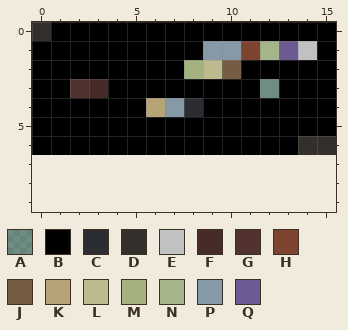
Two versions of one pixel-art file, Assets/Sprites/pallet.aseprite. This is how it looked before the edit.
16x7 pixels, 1 frame. Colours within 5 levels of each other are drawn and written as one. The old version is drawn lined up with the new one, on the new canvas.
Palette (. is transparent): A #00000043  B #000000  C #2c2d33  D #33302c  E #c0c1c3  F #472b29  G #52322f  H #7f442f  J #765c42  K #b6a376  L #beba90  M #a3b27f  N #a5b58a  P #8699a7  Q #6c5a92
Pixels before, first column x 0:
0 DBBBBBBBBBBBBBBB
1 BBBBBBBBBPPHNQEB
2 BBBBBBBBMLJBBBBB
3 BBGFBBBBBBBBABBB
4 BBBBBBKPCBBBBBBB
5 BBBBBBBBBBBBBBBB
6 BBBBBBBBBBBBBBDD
Now the later version:
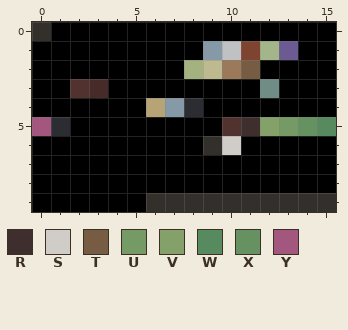
Colours new in this view: R #3e2e2d  S #d0cdc8  T #765c42  U #759a65  V #83a168  W #578a5e  X #669262  Y #a3577f
What changed:
canvas 16x7 -> 16x10
colour J: #765c42 -> #9a7a5a
Changed rows in their new state; - is a pixel that keeps its letter.
first column x 0:
 1 ----------E---B-
 2 -----------T----
 5 YC--------GRVUXW
 6 ---------DS---BB
 7 BBBBBBBBBBBBBBBB
 8 BBBBBBBBBBBBBBBB
 9 BBBBBBDDDDDDDDDD
